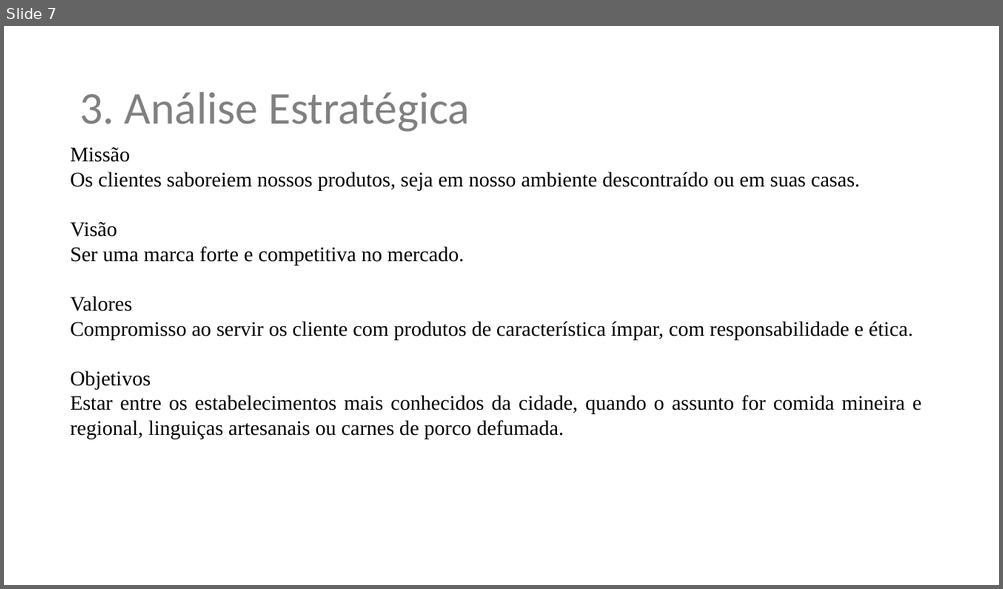
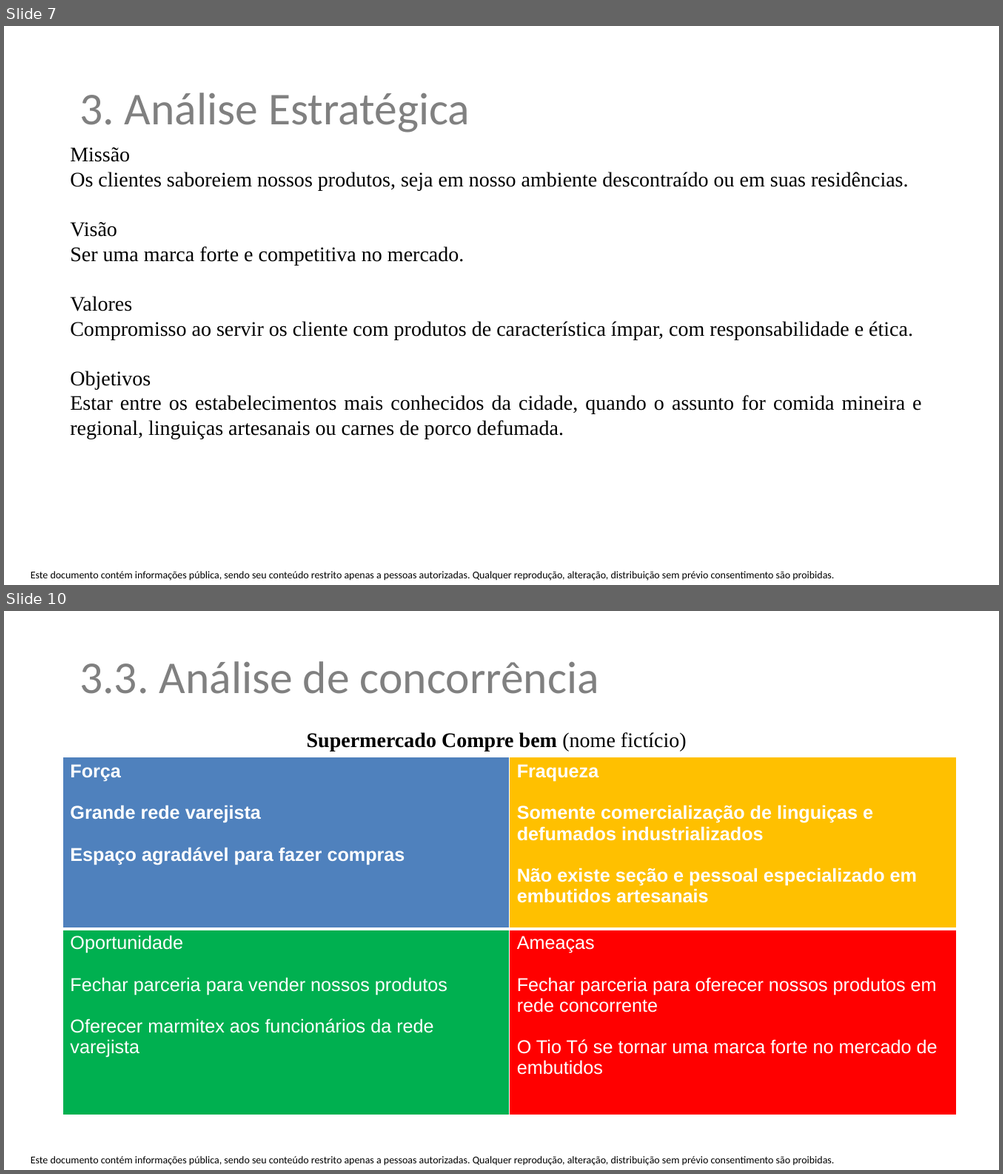
Before and after one commit to renatomarcio18081971/trabalhodeconclusao, a slide deck: plano-de-negocios-restaurante-tioto.pptx. Shown one above the other, each under a label of ours: slide 7 before the commit, slides 7 and 10 after it; the slides between them are not shown. The pictures are 1003x589 and 1003x1174 pixels, drawn with LibreOffice and Linux fonts; fonts in the diff are those of the drawing; background and template pictures are left out. Boxes give left, top, right and bottom in pixels: in the first picture for what was removed or moved away, otherwise in the second. Text is boxed around its words. In the diff, an @@ line names an element or a change of style, - is before the commit and + after.

```diff
--- a/plano-de-negocios-restaurante-tioto.pptx
+++ b/plano-de-negocios-restaurante-tioto.pptx
@@ slide 10 added at [4,611,999,1170], background #FFFFFF; not listed: 1 template element that a slide beside it also shows @@
@@ text added at [79,661,599,694], 44 pt, text #808080 @@
+3.3. Análise de concorrência
@@ text added at [307,732,686,751], 20 pt, text #000000, bold @@
+Supermercado Compre bem (nome fictício)
@@ table added at [63,758,957,1101], 2 rows, 2 columns @@
+Força / Grande rede varejista / Espaço agradável para fazer compras | Fraqueza / Somente comercialização de linguiças e defumados industrializados / Não existe seção e pessoal especializado em embutidos artesanais
+Oportunidade / Fechar parceria para vender nossos produtos / Oferecer marmitex aos funcionários da rede varejista | Ameaças / Fechar parceria para oferecer nossos produtos em rede concorrente / O Tio Tó se tornar uma marca forte no mercado de embutidos
@@ slide 7 changed as well @@
@@ text at [70,172,908,190]: text changed @@
-Os clientes saboreiem nossos produtos, seja em nosso ambiente descontraído ou em suas casas.
+Os clientes saboreiem nossos produtos, seja em nosso ambiente descontraído ou em suas residências.
@@ text added at [31,571,834,581], 10 pt, text #000000 @@
+Este documento contém informações pública, sendo seu conteúdo restrito apenas a pessoas autorizadas. Qualquer reprodução, alteração, distribuição sem prévio consentimento são proibidas.
```
Also in this commit, not shown: 9 other slides changed, 3 other slides added, 1 slide removed, 1 other file.
